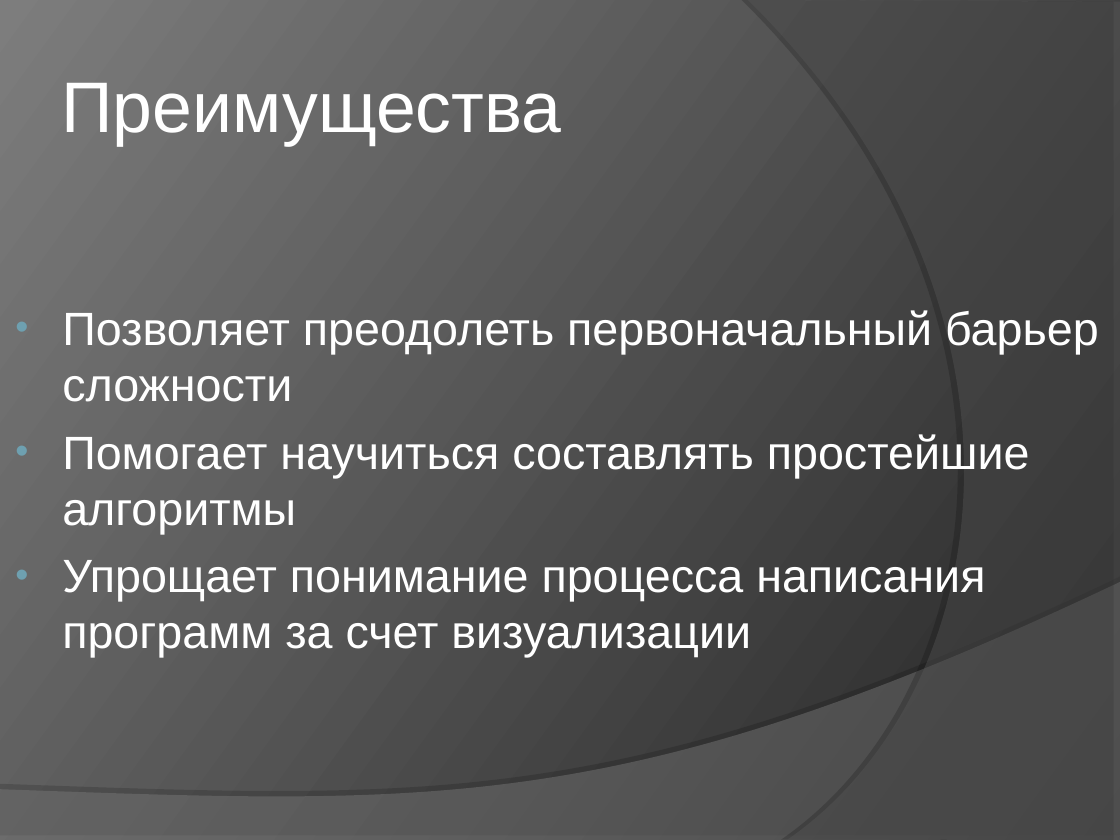
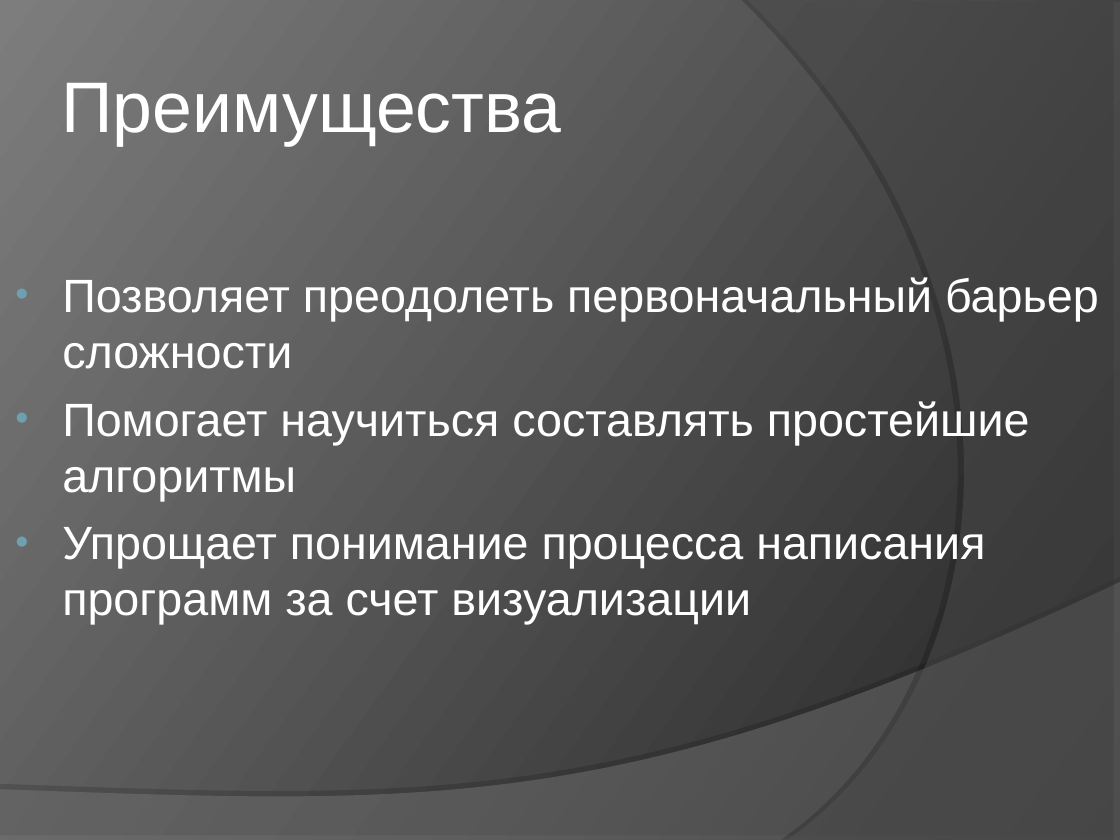
Before and after one commit to elvslv/DiplomaReport, a slide deck: slide 4 of C8503A_Vasilyeva_presentation.ppt (slide 3 before the commit). Drawn at 1120x840 pixels with LibreOffice and Linux fonts; fonts in the diff are those of the drawing. Boxes give left, top, right and bottom in pixels: in the first picture for what was removed or moved away, otherwise in the second. Text is boxed around its words. In the diff, an @@ line names an element or a change of style, - is before the commit and + after.

```diff
--- a/C8503A_Vasilyeva_presentation.ppt
+++ b/C8503A_Vasilyeva_presentation.ppt
@@ text "Позволяет преодолеть первоначальный барьер сложности": place and size @@
-text "Позволяет преодолеть первоначальный барьер сложности" at [62,310,1099,658]
+text "Позволяет преодолеть первоначальный барьер сложности" at [62,277,1099,625]
```
Also in this commit, not shown: 6 other slides changed, 13 slides added, 5 slides removed, 1 other file.
